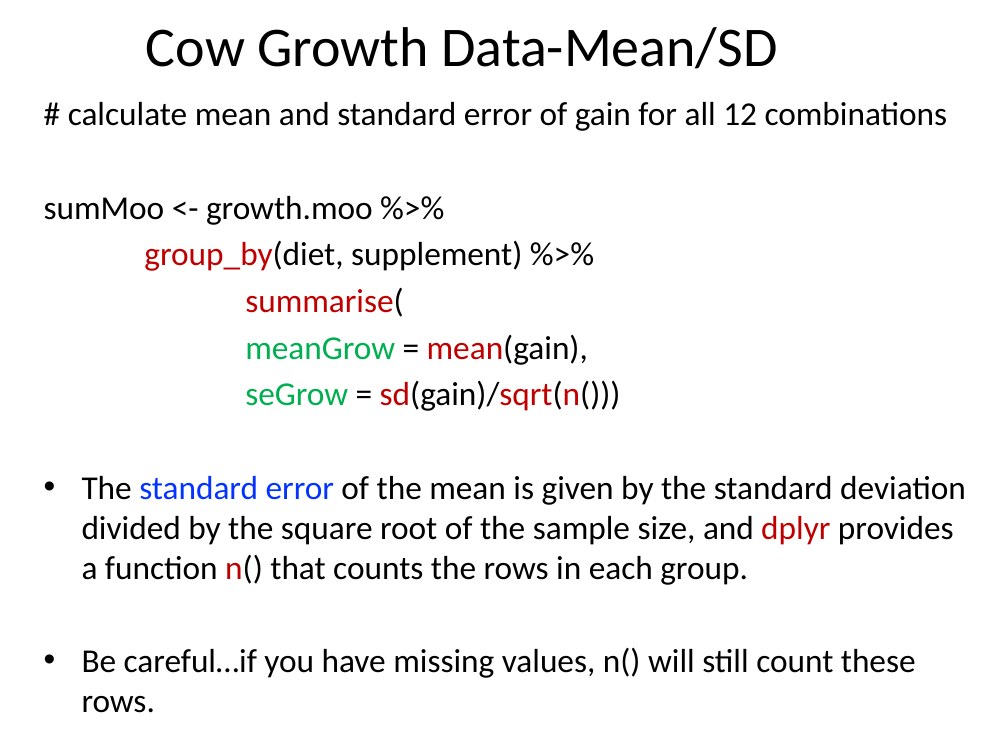
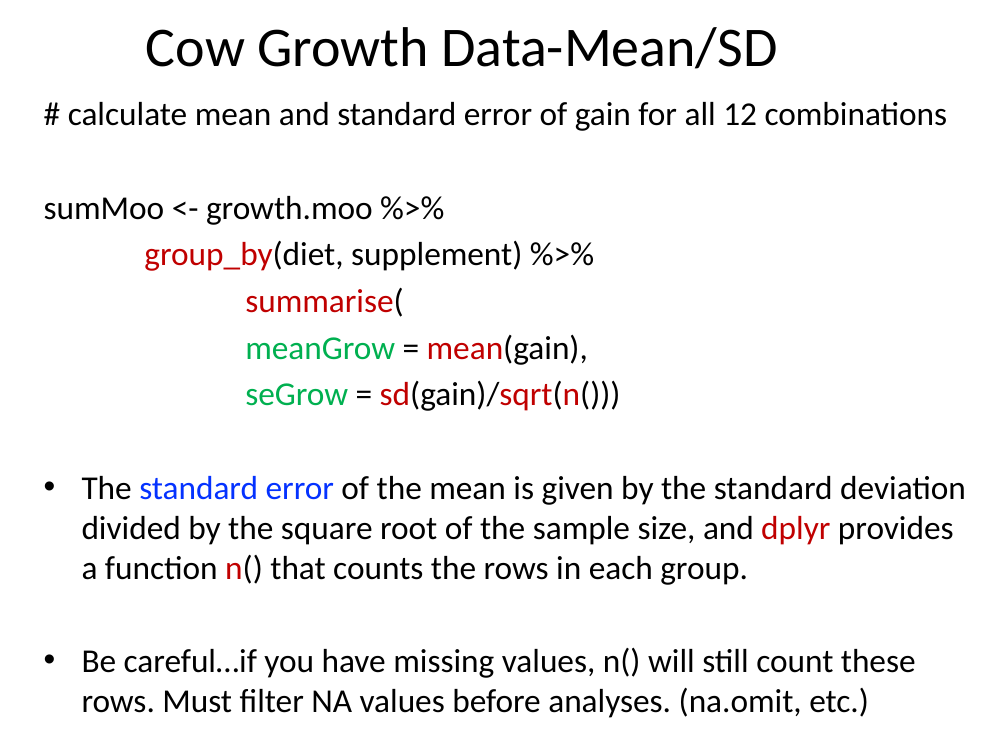
Before and after one commit to cmgienger/6-2WayANOVA, a slide deck: slide 19 of 6-2Way_ANOVA.pptx (slide 16 before the commit). Drawn at 1008x756 pixels with LibreOffice and Linux fonts; fonts in the diff are those of the drawing. Boxes give left, top, right and bottom in pixels: in the first picture for what was removed or moved away, otherwise in the second. Text is boxed around its words. In the diff, an @@ line names an element or a change of style, - is before the commit and + after.

```diff
--- a/6-2Way_ANOVA.pptx
+++ b/6-2Way_ANOVA.pptx
@@ text at (82,647,916,718): text changed @@
-• Be careful…if you have missing values, n() will still count these rows.
+• Be careful…if you have missing values, n() will still count these rows. Must filter NA values before analyses. (na.omit, etc.)
```
Also in this commit, not shown: 6 other slides changed, 4 slides added, 2 other files.
